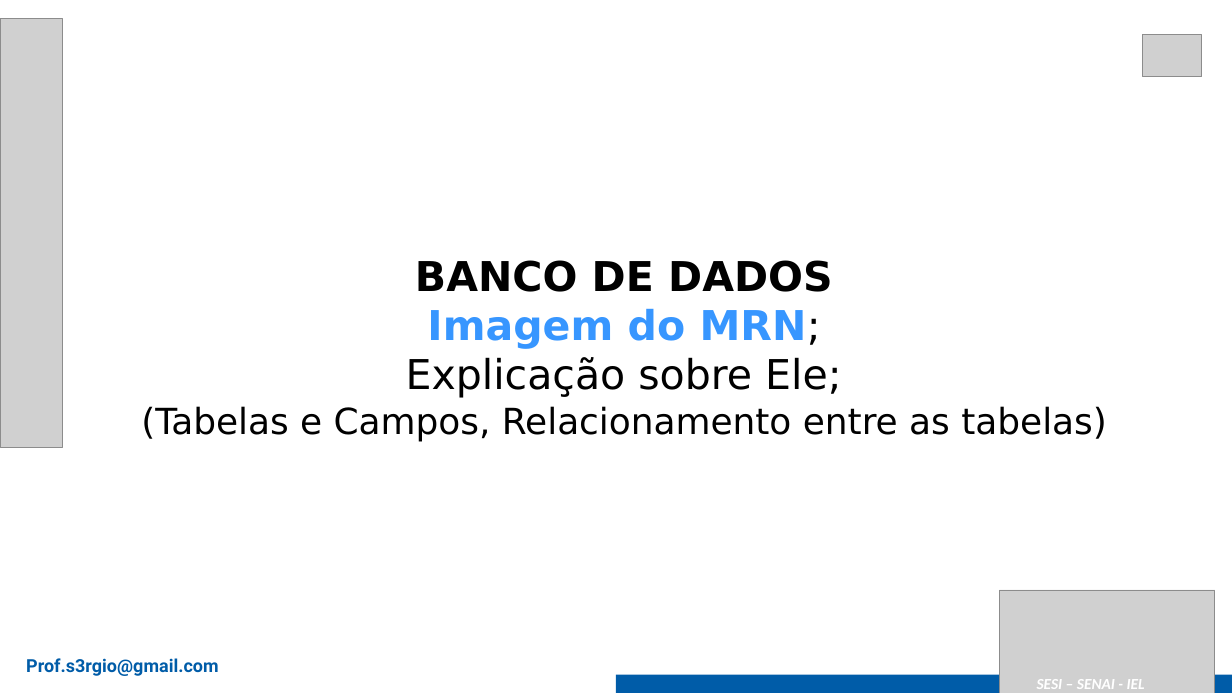
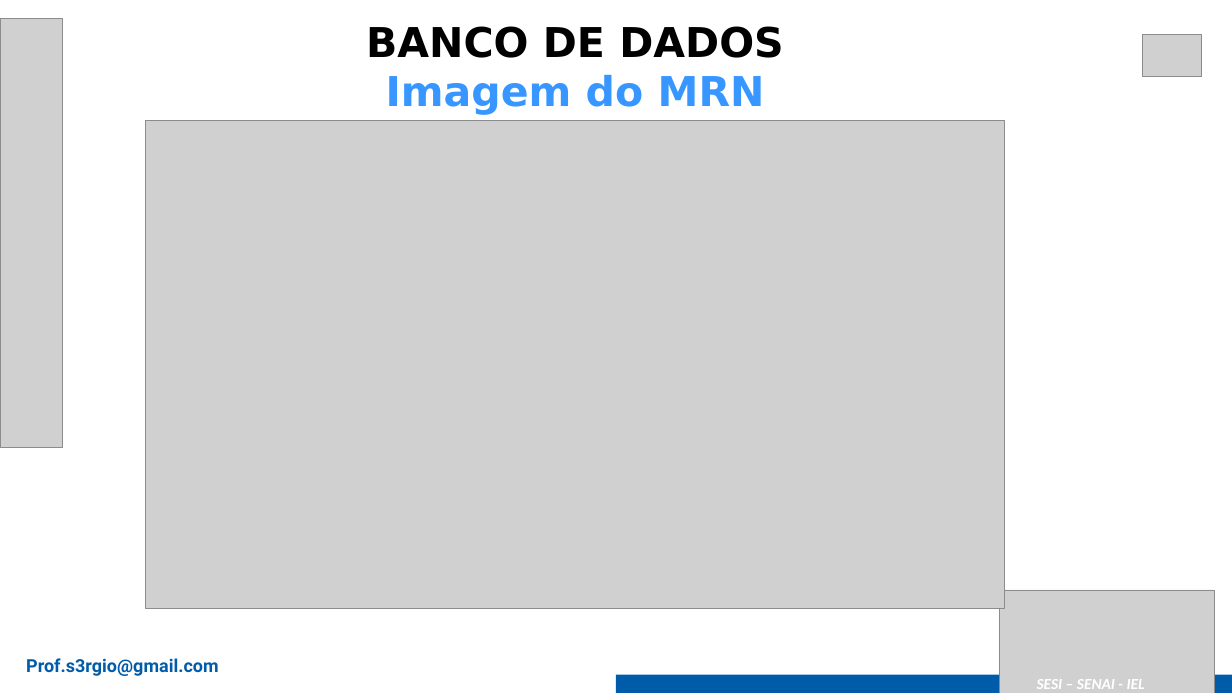
Before and after one commit to gustavotobler/SA_PADARIAALEMAO, a slide deck: slide 6 of 2025_Modelo Apresentação Senai - SA.pptx. Drawn at 1232x693 pixels with LibreOffice and Linux fonts; fonts in the diff are those of the drawing; grey boxes stand for pictures. Boxes give left, top, right and bottom in pixels: in the first picture for what was removed or moved away, otherwise in the second. Text is boxed around its words. In the diff, an @@ line names an element or a change of style, - is before the commit and + after.

```diff
--- a/2025_Modelo Apresentação Senai - SA.pptx
+++ b/2025_Modelo Apresentação Senai - SA.pptx
@@ text "BANCO DE DADOS": place and size @@
-text "BANCO DE DADOS" at [141,260,1107,442]
+text "BANCO DE DADOS" at [366,26,783,115]
@@ text at [386,74,765,115]: text changed; size 28 to 32 pt; text colour #000000 to #3796FF; bold on @@
-Imagem do MRN;
-Explicação sobre Ele;
-(Tabelas e Campos, Relacionamento entre as tabelas)
+Imagem do MRN
@@ picture added at [146,120,1006,608] @@
```
Also in this commit, not shown: 3 other slides changed.
